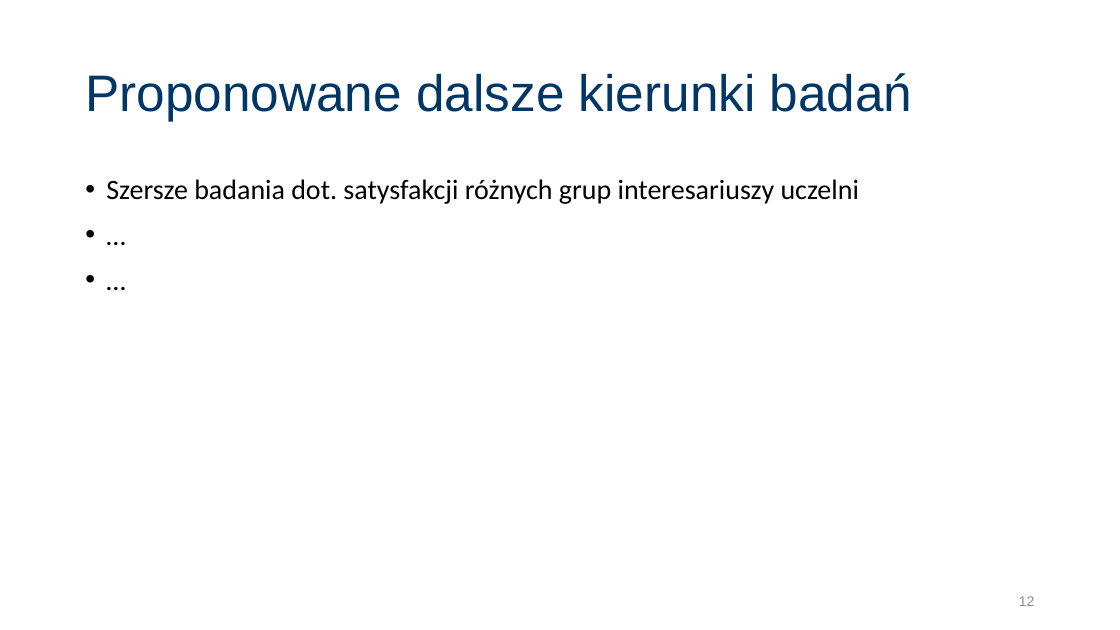
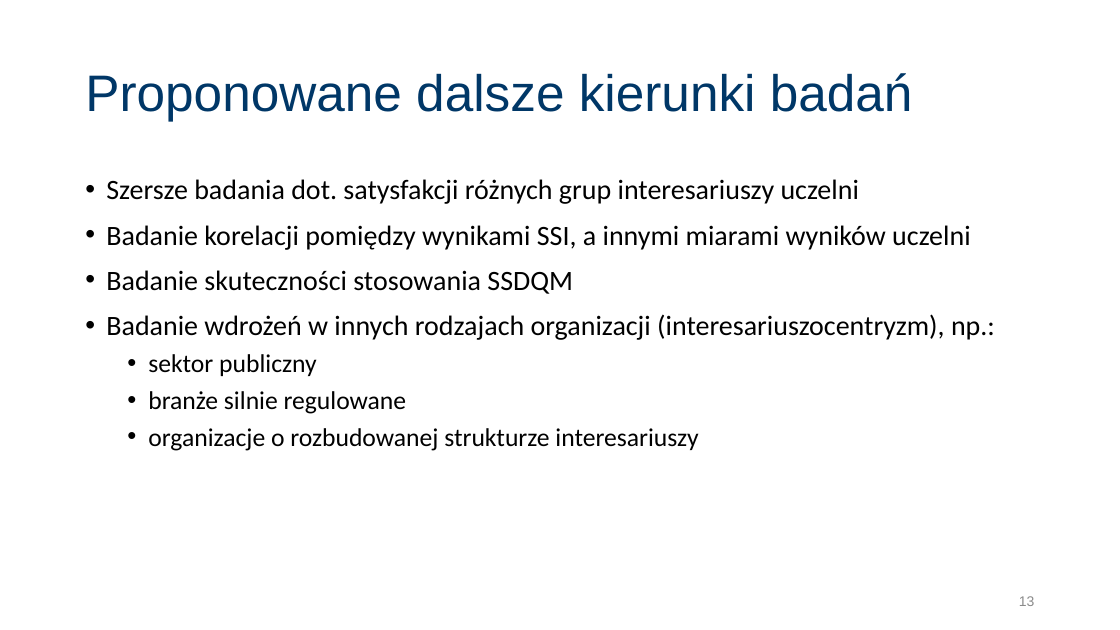
Before and after one commit to JeanPaulSzefler/doktorat_git, a slide deck: slide 13 of Obrona_JPSZEFLER/JPSZEFLER_ObronaDoktoratu_v0.1.pptx (slide 12 before the commit). Drawn at 1120x630 pixels with LibreOffice and Linux fonts; fonts in the diff are those of the drawing. Boxes give left, top, right and bottom in pixels: in the first picture for what was removed or moved away, otherwise in the second. Text is boxed around its words. In the diff, an @@ line names an element or a change of style, - is before the commit and + after.

```diff
--- a/Obrona_JPSZEFLER/JPSZEFLER_ObronaDoktoratu_v0.1.pptx
+++ b/Obrona_JPSZEFLER/JPSZEFLER_ObronaDoktoratu_v0.1.pptx
@@ text at [106,225,995,451]: text changed @@
-• …
-• …
+• Badanie korelacji pomiędzy wynikami SSI, a innymi miarami wyników uczelni
+• Badanie skuteczności stosowania SSDQM
+• Badanie wdrożeń w innych rodzajach organizacji (interesariuszocentryzm), np.:
+  • sektor publiczny
+  • branże silnie regulowane
+  • organizacje o rozbudowanej strukturze interesariuszy
```
Also in this commit, not shown: 3 other slides changed, 3 slides added, 5 slides removed, 2 other files.
